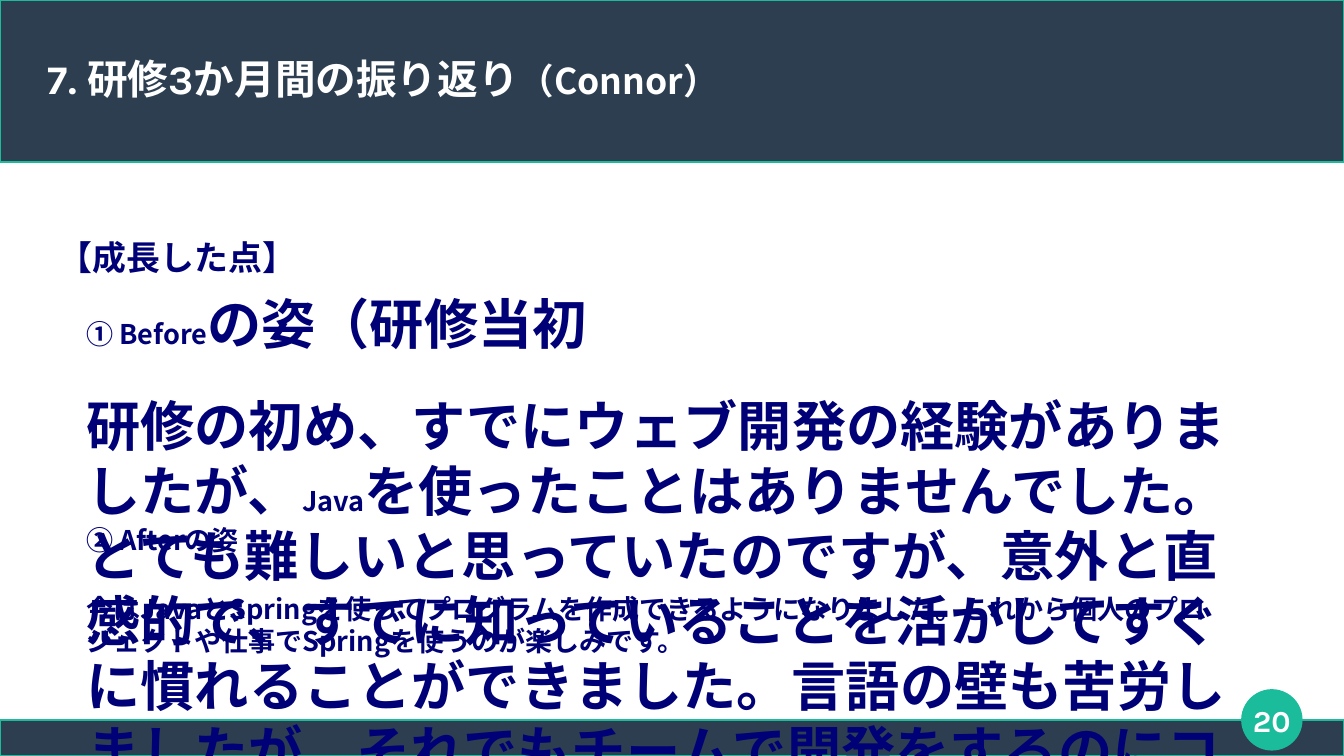
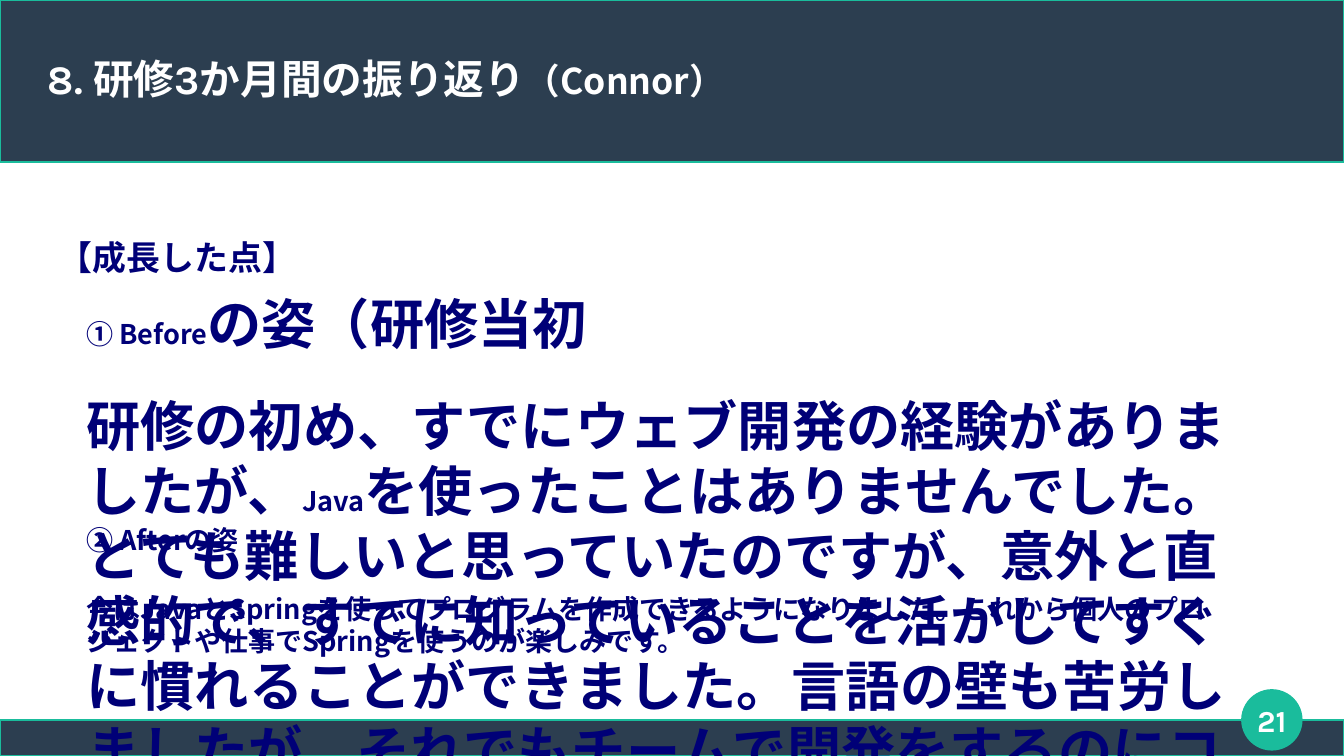
Before and after one commit to connk95/Shared-Shop, a slide deck: slide 21 of TeamUzawa_Sharing_ProjectFile/発表用スライド_チーム鵜澤.odp (slide 20 before the commit). Drawn at 1344x756 pixels with LibreOffice and Linux fonts; fonts in the diff are those of the drawing. Boxes give left, top, right and bottom in pixels: in the first picture for what was removed or moved away, otherwise in the second. Text is boxed around its words. In the diff, an @@ line names an element or a change of style, - is before the commit and + after.

```diff
--- a/TeamUzawa_Sharing_ProjectFile/発表用スライド_チーム鵜澤.odp
+++ b/TeamUzawa_Sharing_ProjectFile/発表用スライド_チーム鵜澤.odp
@@ title at <box>48,59,725,98</box>: text changed @@
-7. 研修3か月間の振り返り（Connor）
+8. 研修3か月間の振り返り（Connor）
@@ page number at <box>1257,712,1286,732</box>: text changed @@
-20
+21
```
Also in this commit, not shown: 11 other slides changed, 1 slide added.
